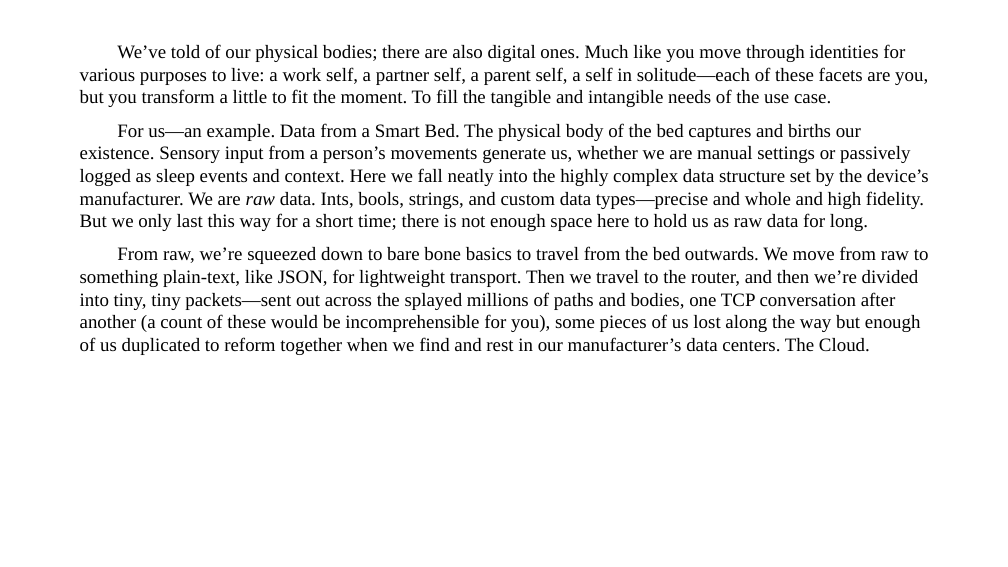
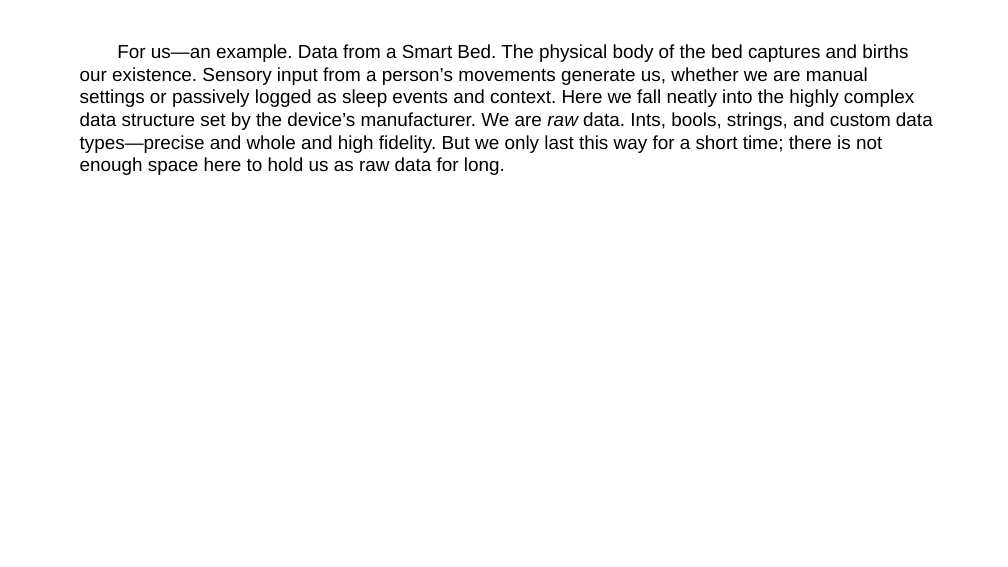
Before and after one commit to talosgl/manuscript2slides, a slide deck: slide 26 of src/manuscript2slides/resources/sample_slides_output.pptx (slide 10 before the commit). Drawn at 1008x567 pixels with LibreOffice and Linux fonts; fonts in the diff are those of the drawing. Boxes give left, top, right and bottom in pixels: in the first picture for what was removed or moved away, otherwise in the second. Text is boxed around its words. In the diff, an @@ line names an element or a change of style, - is before the commit and + after.

```diff
--- a/src/manuscript2slides/resources/sample_slides_output.pptx
+++ b/src/manuscript2slides/resources/sample_slides_output.pptx
@@ text "For us—an example. Data from ..." at (80,44,933,175): font Times New Roman to Arial @@
@@ text at (80,44,928,107): paragraph removed @@
-We’ve told of our physical bodies; there are also digital ones. Much like you move through identities for various purposes to live: a work self, a partner self, a parent self, a self in solitude—each of these facets are you, but you transform a little to fit the moment. To fill the tangible and intangible needs of the use case.
@@ text at (80,246,929,355): paragraph removed @@
-From raw, we’re squeezed down to bare bone basics to travel from the bed outwards. We move from raw to something plain-text, like JSON, for lightweight transport. Then we travel to the router, and then we’re divided into tiny, tiny packets—sent out across the splayed millions of paths and bodies, one TCP conversation after another (a count of these would be incomprehensible for you), some pieces of us lost along the way but enough of us duplicated to reform together when we find and rest in our manufacturer’s data centers. The Cloud.
```
Also in this commit, not shown: 22 other slides changed, 56 slides added.
